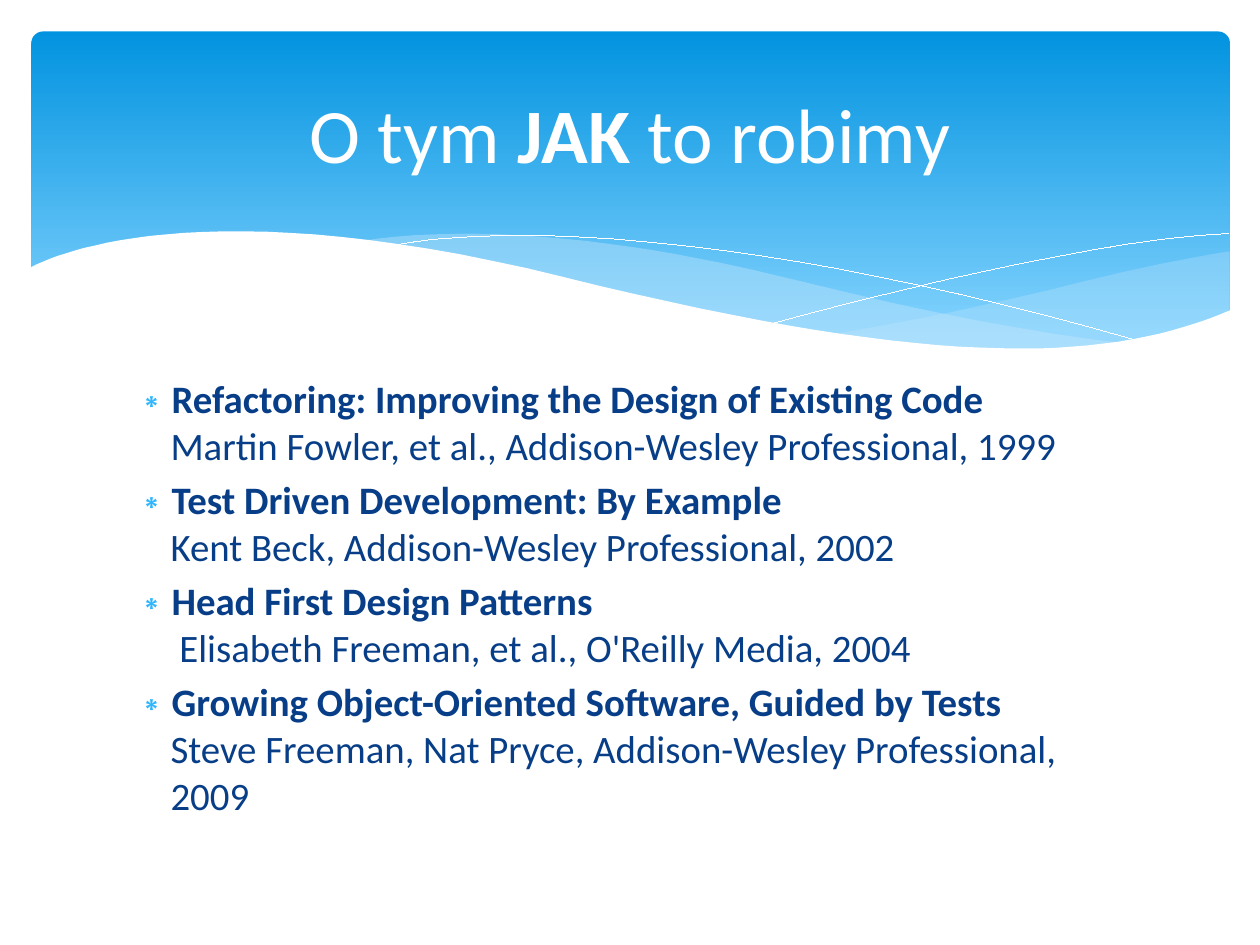
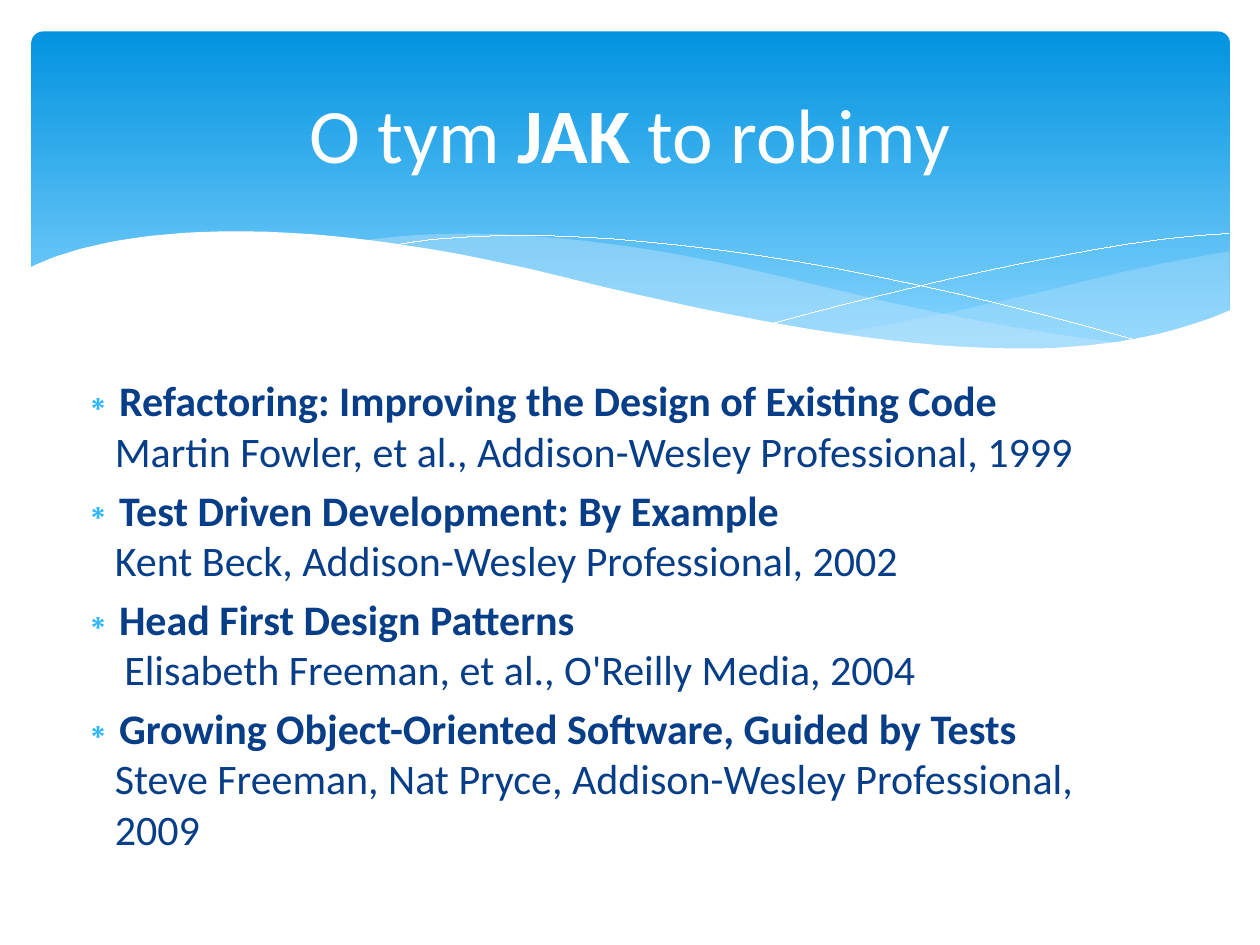
Before and after one commit to psla/Nomad, a slide deck: slide 34 of DiplomaSeminar/Presentation/Nomad.pptx (slide 23 before the commit). Drawn at 1260x945 pixels with LibreOffice and Linux fonts; fonts in the diff are those of the drawing. Boxes give left, top, right and bottom in pixels: in the first picture for what was removed or moved away, otherwise in the second. Text is boxed around its words. In the diff, an @@ line names an element or a change of style, - is before the commit and + after.

```diff
--- a/DiplomaSeminar/Presentation/Nomad.pptx
+++ b/DiplomaSeminar/Presentation/Nomad.pptx
@@ text "Refactoring: Improving the Design of ...": place and size @@
-text "Refactoring: Improving the Design of ..." at <box>171,385,1056,811</box>
+text "Refactoring: Improving the Design of ..." at <box>115,386,1072,846</box>
@@ text "Refactoring: Improving the Design of ..." at <box>115,386,1072,846</box>: size 22.2 to 24 pt @@
```
Also in this commit, not shown: 13 other slides changed, 7 slides added, 2 other files.
